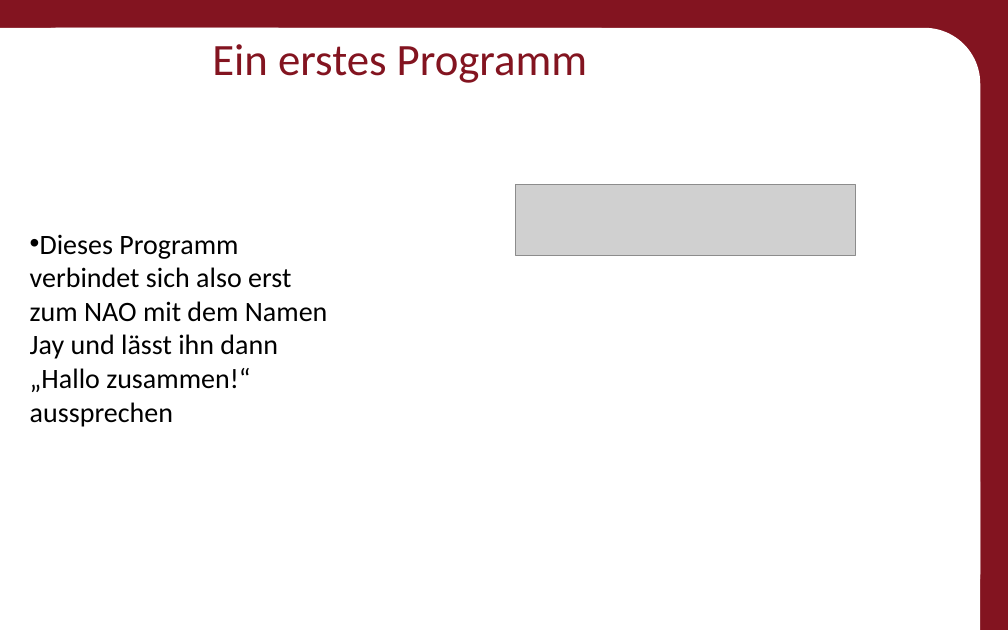
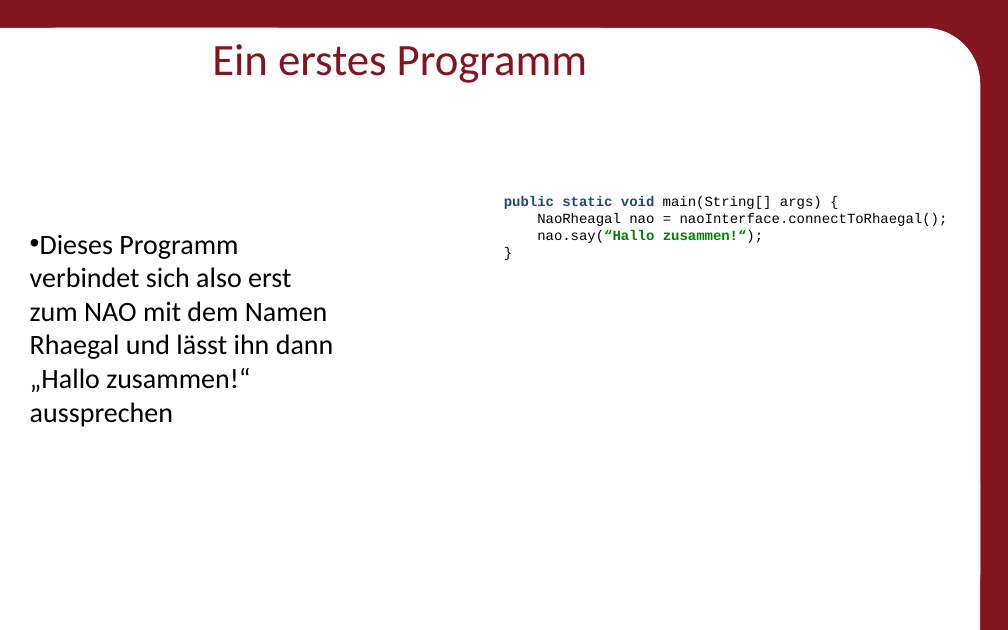
Before and after one commit to Roboscope/java-with-nao, a slide deck: slide 12 of Präsentationen/Anfänger - Java mit NAO.pptx. Drawn at 1008x630 pixels with LibreOffice and Linux fonts; fonts in the diff are those of the drawing; grey boxes stand for pictures; background and template pictures are left out. Boxes give left, top, right and bottom in pixels: in the first picture for what was removed or moved away, otherwise in the second. Text is boxed around its words. In the diff, an @@ line names an element or a change of style, - is before the commit and + after.

Commit message:
Rhagear to Rheagal in library and began improvements on presentation

```diff
--- a/Präsentationen/Anfänger - Java mit NAO.pptx
+++ b/Präsentationen/Anfänger - Java mit NAO.pptx
@@ text added at (504,196,948,243), 10 pt, text #000000 @@
+public static void main(String[] args) {
+NaoRheagal nao = naoInterface.connectToRhaegal();
+nao.say(“Hallo zusammen!“);
+}
@@ picture removed at (516,184,856,256) @@
@@ text at (30,234,334,427): text changed @@
-• Dieses Programm
-  verbindet sich also erst
-  zum NAO mit dem Namen
-  Jay und lässt ihn dann
-  „Hallo zusammen!“
-  aussprechen
+• Dieses Programm
+  verbindet sich also erst
+  zum NAO mit dem Namen
+  Rhaegal und lässt ihn dann
+  „Hallo zusammen!“
+  aussprechen
```
Also in this commit, not shown: 13 other slides changed, 20 other files.
